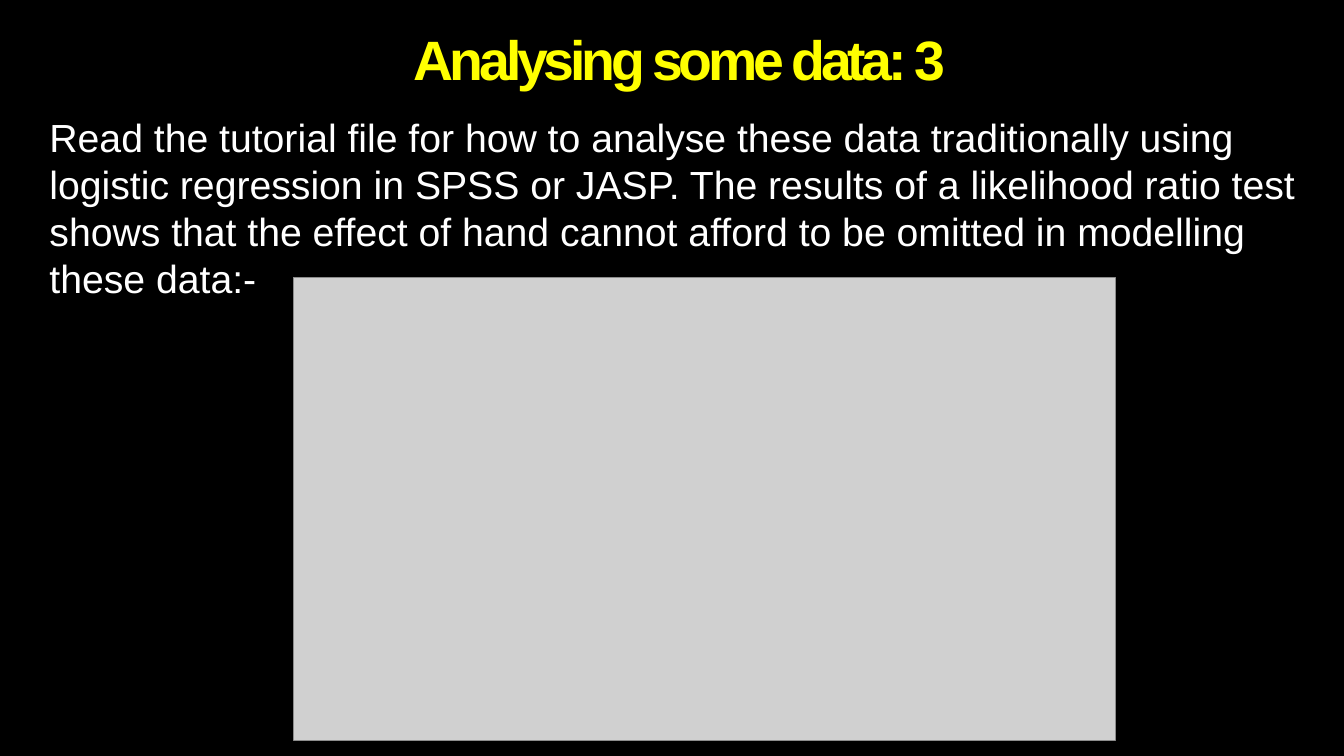
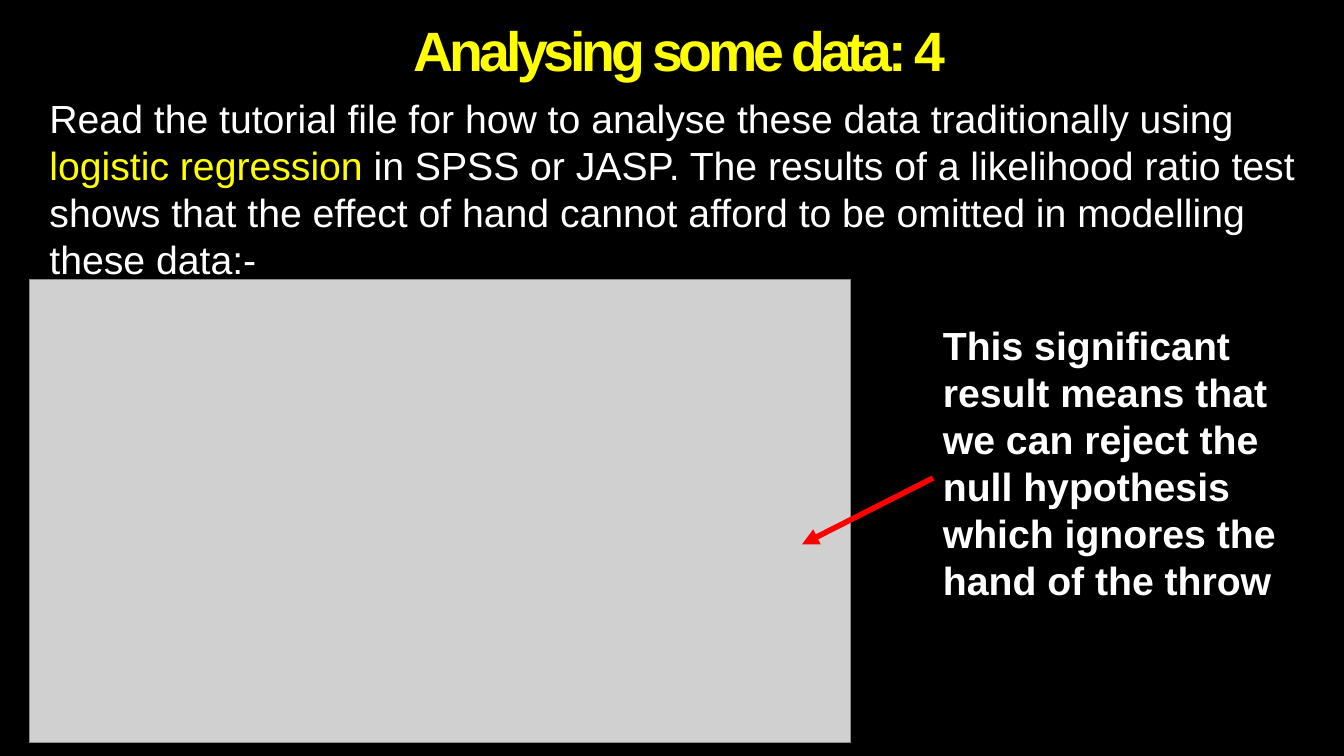
Before and after one commit to Alan-Pickering/Bayesian-data-analysis-teaching, a slide deck: slide 15 of Bayesian Data Analysis Part 2.pptx (slide 13 before the commit). Drawn at 1344x756 pixels with LibreOffice and Linux fonts; fonts in the diff are those of the drawing; grey boxes stand for pictures; background and template pictures are left out. Boxes give left, top, right and bottom in pixels: in the first picture for what was removed or moved away, otherwise in the second. Text is boxed around its words. In the diff, an @@ line names an element or a change of style, - is before the commit and + after.

```diff
--- a/Bayesian Data Analysis Part 2.pptx
+++ b/Bayesian Data Analysis Part 2.pptx
@@ title at (414, 30, 945, 81): text changed @@
-Analysing some data: 3
+Analysing some data: 4
@@ text "Read the tutorial file for ...": place and size @@
-text "Read the tutorial file for ..." at (49, 123, 1295, 294)
+text "Read the tutorial file for ..." at (49, 104, 1295, 282)
@@ text "Read the tutorial file for ..." at (49, 104, 1295, 282): text colour #FFFFFF to #FFFF00 in "logistic regression" @@
@@ picture: place and size @@
-picture at (294, 277, 1116, 740)
+picture at (29, 279, 851, 742)
@@ text added at (943, 331, 1276, 596), 28 pt, text #FFFFFF, bold @@
+This significant result means that we can reject the null hypothesis which ignores the hand of the throw
@@ arrow added from (934, 478) to (803, 544), #FF0000 4 pt @@
```
Also in this commit, not shown: 8 other slides changed, 2 slides added.
